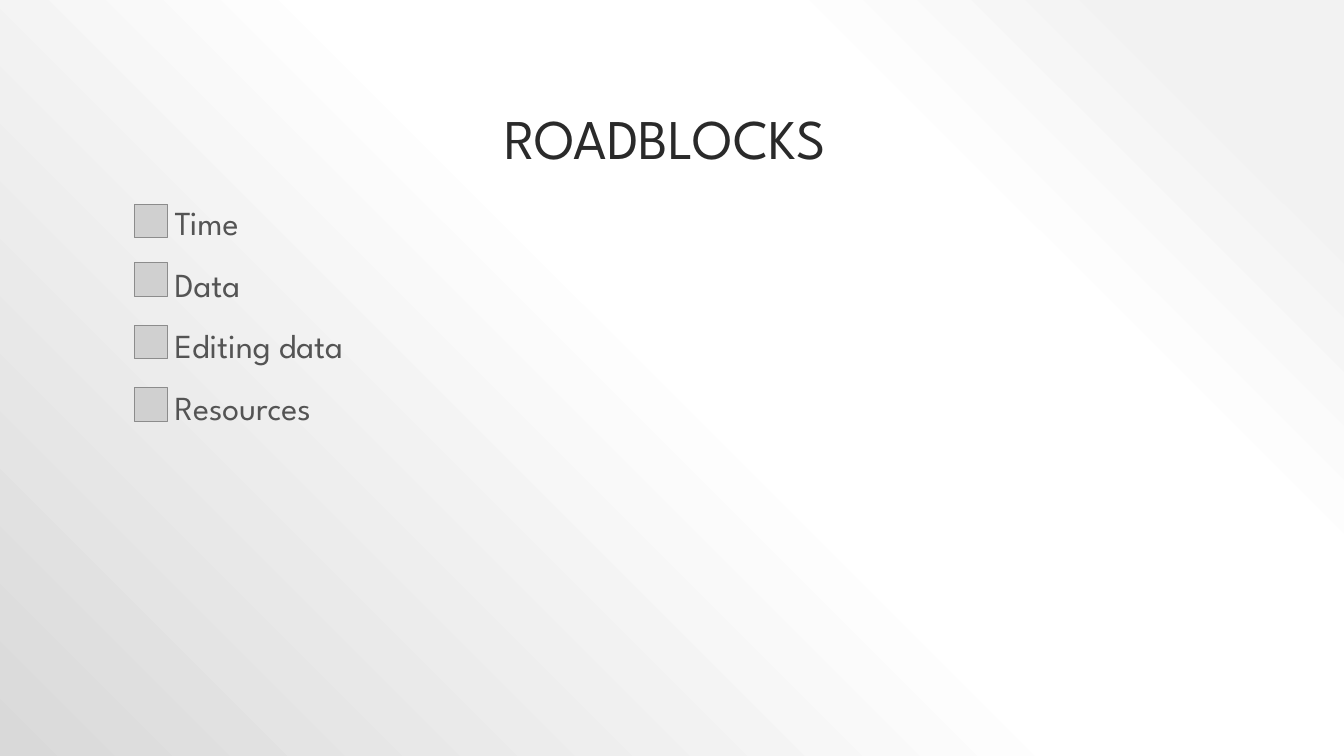
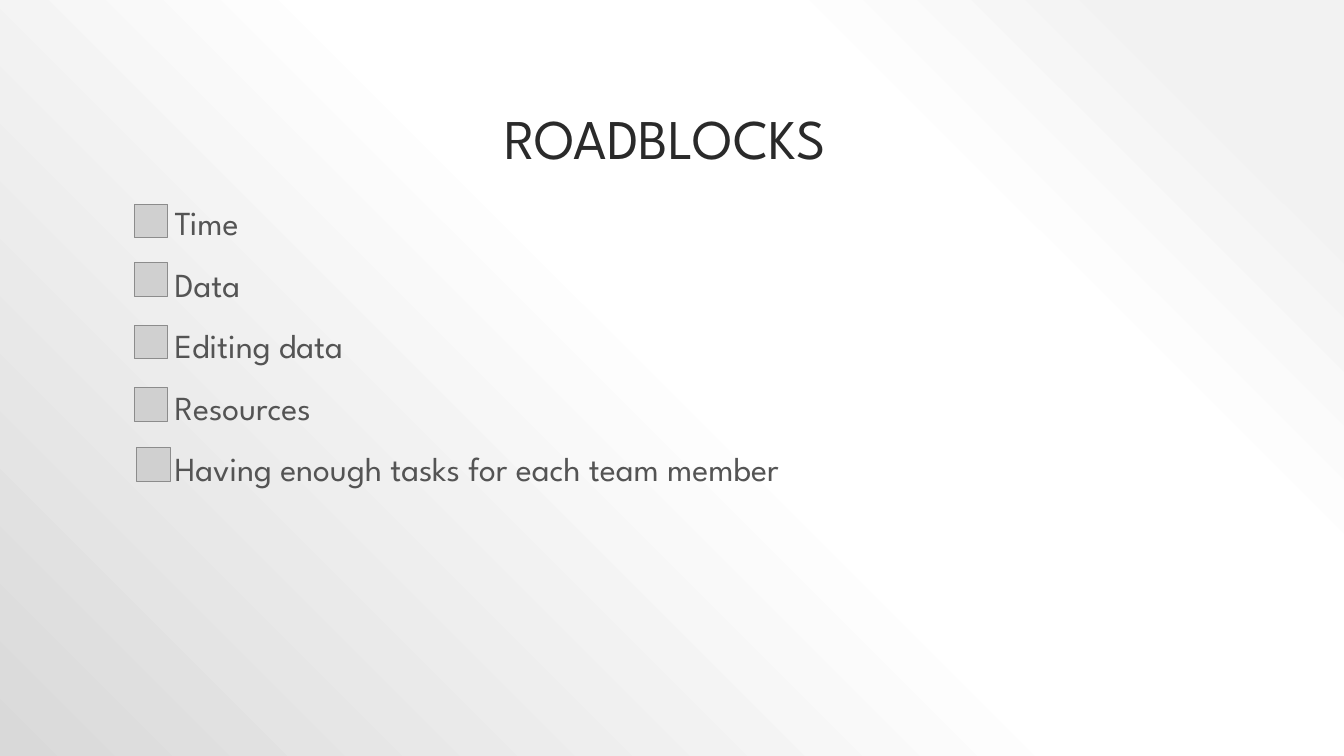
Before and after one commit to Jordanmyer92/COVID-Part-3, a slide deck: slide 12 of PROJECT_3_PRESENTATION (2).pptx. Drawn at 1344x756 pixels with LibreOffice and Linux fonts; fonts in the diff are those of the drawing; grey boxes stand for pictures. Boxes give left, top, right and bottom in pixels: in the first picture for what was removed or moved away, otherwise in the second. Text is boxed around its words. In the diff, an @@ line names an element or a change of style, - is before the commit and + after.

```diff
--- a/PROJECT_3_PRESENTATION (2).pptx
+++ b/PROJECT_3_PRESENTATION (2).pptx
@@ picture added at box(136, 448, 169, 481) @@
@@ text at box(175, 457, 778, 489): paragraph added @@
+• Having enough tasks for each team member
```
Also in this commit, not shown: 5 other slides changed, 1 other file.
